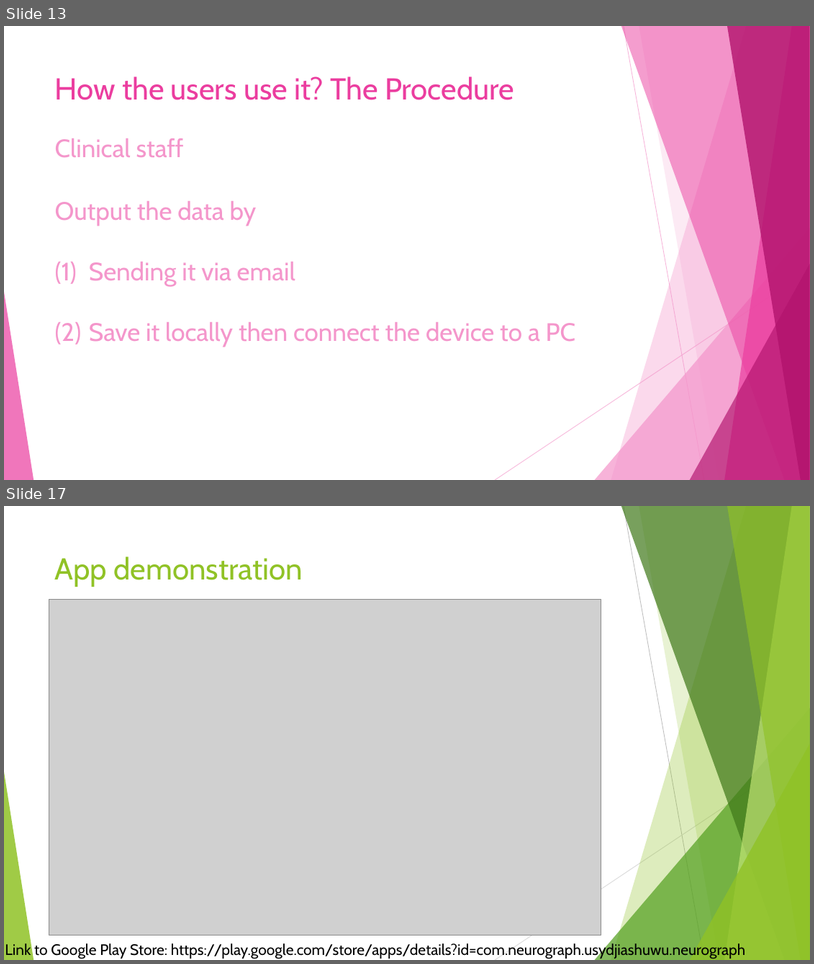
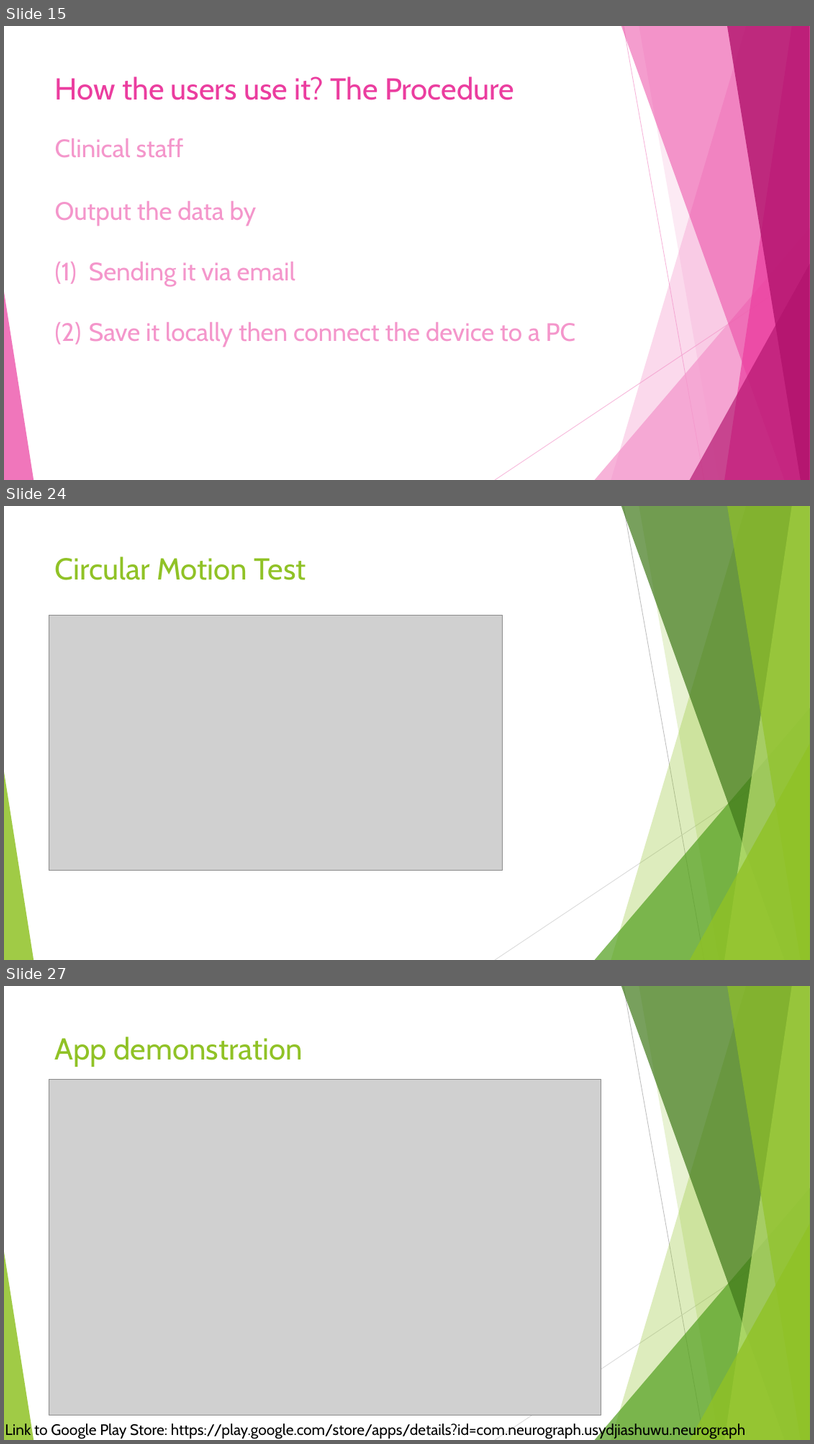
Before and after one commit to JiashuWu/NeuroGraph, a slide deck: Neurograph Project Presentation/Neurograph Presentation Jiashu Wu.pptx. Shown one above the other, each under a label of ours: slides 13 and 17 before the commit, slides 15, 24 and 27 after it; the slides between them are not shown. The pictures are 814x964 and 814x1444 pixels, drawn with LibreOffice and Linux fonts; fonts in the diff are those of the drawing; grey boxes stand for pictures. Boxes give left, top, right and bottom in pixels: in the first picture for what was removed or moved away, otherwise in the second. Text is boxed around its words. In the diff, an @@ line names an element or a change of style, - is before the commit and + after.

```diff
--- a/Neurograph Project Presentation/Neurograph Presentation Jiashu Wu.pptx
+++ b/Neurograph Project Presentation/Neurograph Presentation Jiashu Wu.pptx
@@ slide 24 added at [4,506,810,960], background #FFFFFF; not listed: 10 template elements that a slide beside it also shows @@
@@ title added at [55,556,306,580], 36 pt, text #90C226 @@
+Circular Motion Test
@@ picture added at [49,615,502,870] @@
@@ what was slide 13 is now slide 15 @@
@@ what was slide 17 is now slide 27 @@
```
Also in this commit, not shown: 2 slides changed, 9 other slides added, 1 other file.
